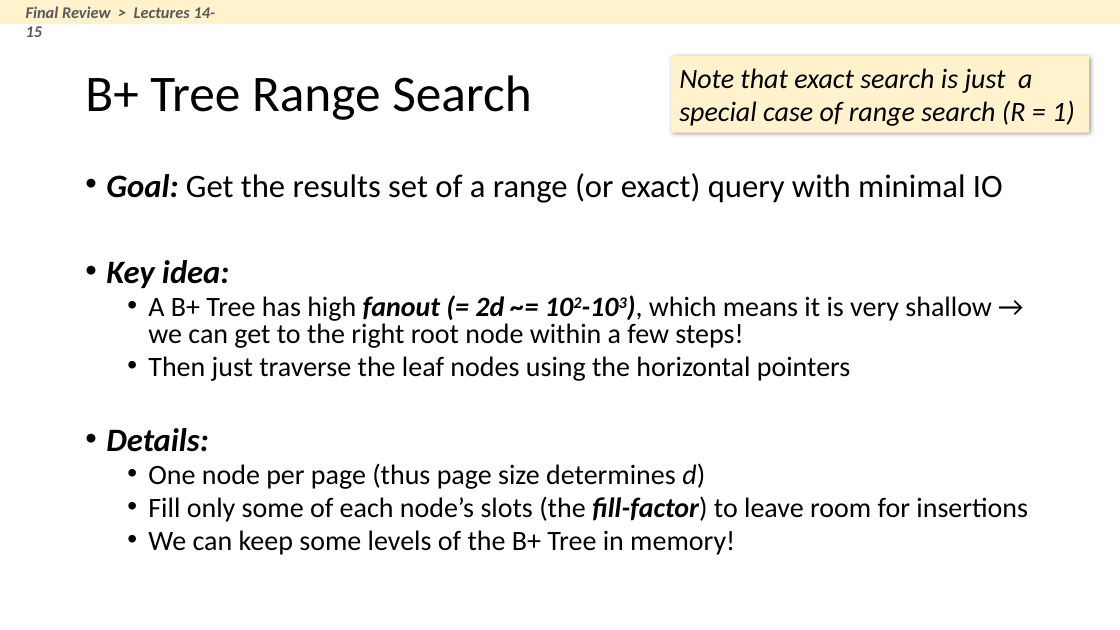
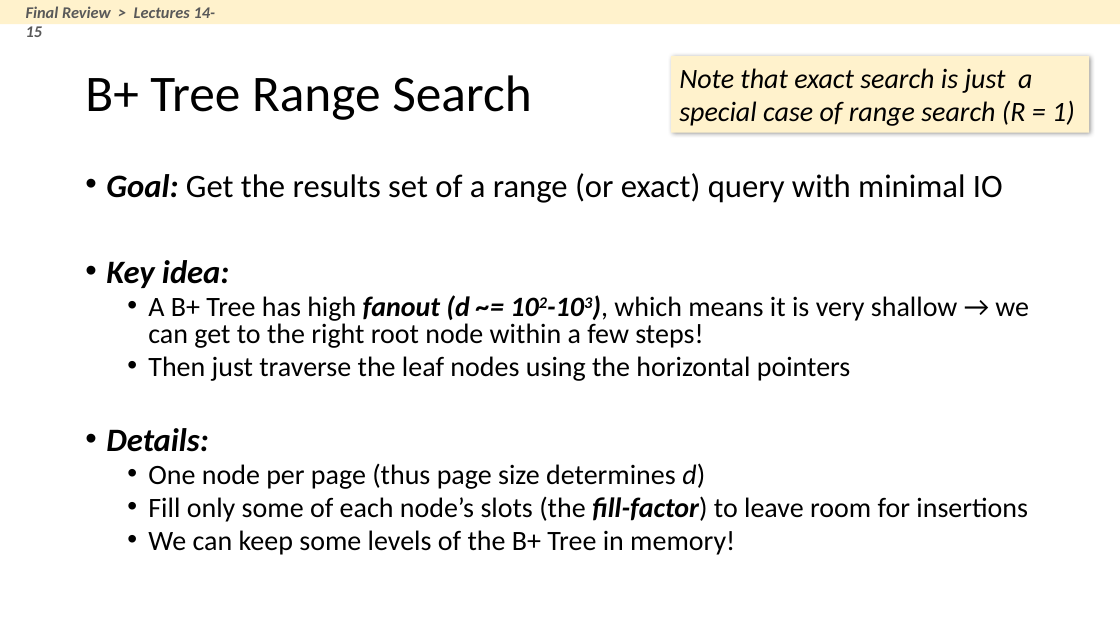
Before and after one commit to XIEQ/cs145-notebooks, a slide deck: slide 16 of final/final_review.pptx. Drawn at 1120x630 pixels with LibreOffice and Linux fonts; fonts in the diff are those of the drawing. Boxes give left, top, right and bottom in pixels: in the first picture for what was removed or moved away, otherwise in the second. Text is boxed around its words. In the diff, an @@ line names an element or a change of style, - is before the commit and + after.

Commit message:
Fixing bug in B+ tree IO cost

```diff
--- a/final/final_review.pptx
+++ b/final/final_review.pptx
@@ text at bbox=[148, 295, 1029, 348]: text changed @@
-  • A B+ Tree has high fanout (= 2d ~= 102-103), which means it is very shallow → we can get to the right root node within a few steps!
+  • A B+ Tree has high fanout (d ~= 102-103), which means it is very shallow → we can get to the right root node within a few steps!
```
Also in this commit, not shown: 6 other slides changed, 2 other files.
